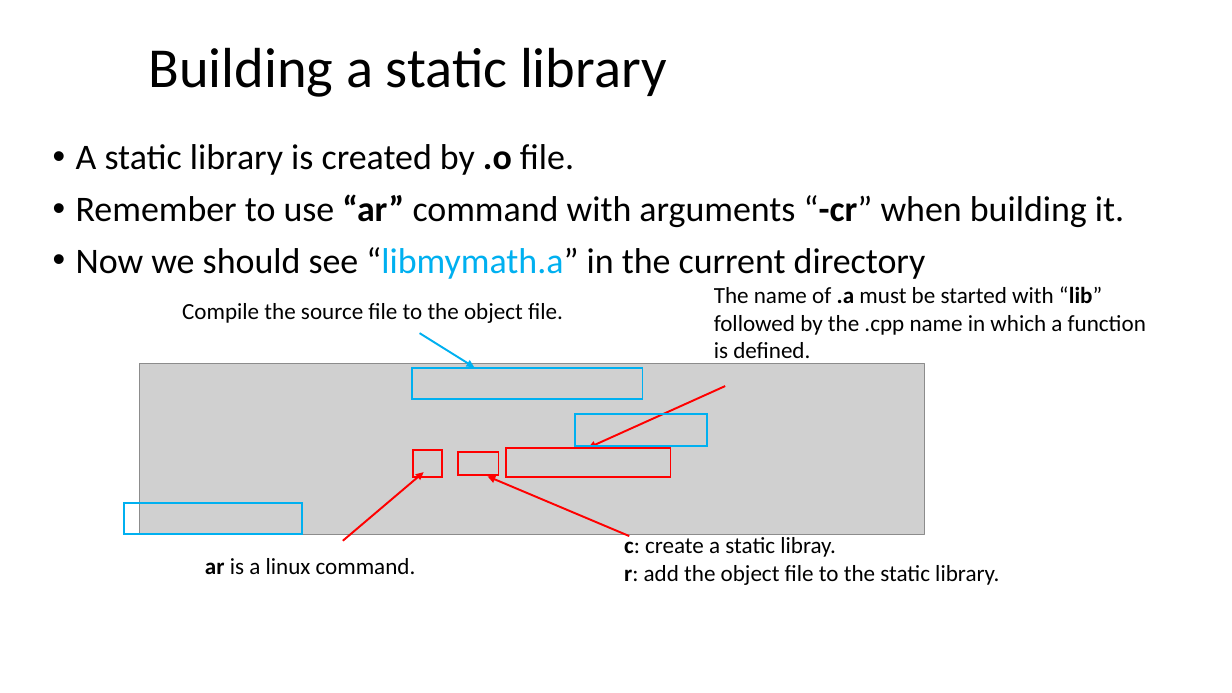
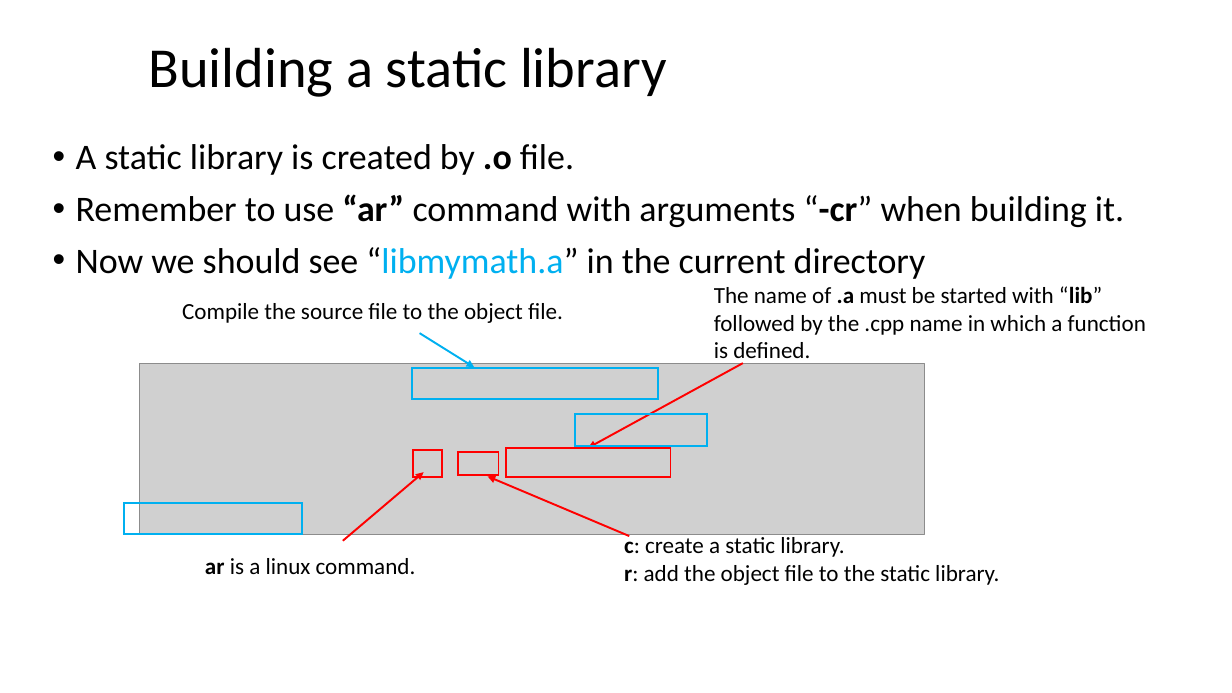
Before and after one commit to ShiqiYu/CPP, a slide deck: slide 6 of week06/Lab06.pptx (slide 7 before the commit). Drawn at 1232x693 pixels with LibreOffice and Linux fonts; fonts in the diff are those of the drawing; grey boxes stand for pictures; background and template pictures are left out. Boxes give left, top, right and bottom in pixels: in the first picture for what was removed or moved away, otherwise in the second. Text is boxed around its words. In the diff, an @@ line names an element or a change of style, - is before the commit and + after.

```diff
--- a/week06/Lab06.pptx
+++ b/week06/Lab06.pptx
@@ rectangle: place and size @@
-rectangle at box(412, 369, 643, 399)
+rectangle at box(412, 369, 658, 399)
@@ arrow moved from (726, 386) - (589, 448) to (743, 363) - (589, 448) @@
@@ text at box(624, 534, 844, 557): text changed @@
-c: create a static libray.
+c: create a static library.
```
Also in this commit, not shown: 5 other slides changed, 9 slides added, 3 slides removed, 6 other files.
